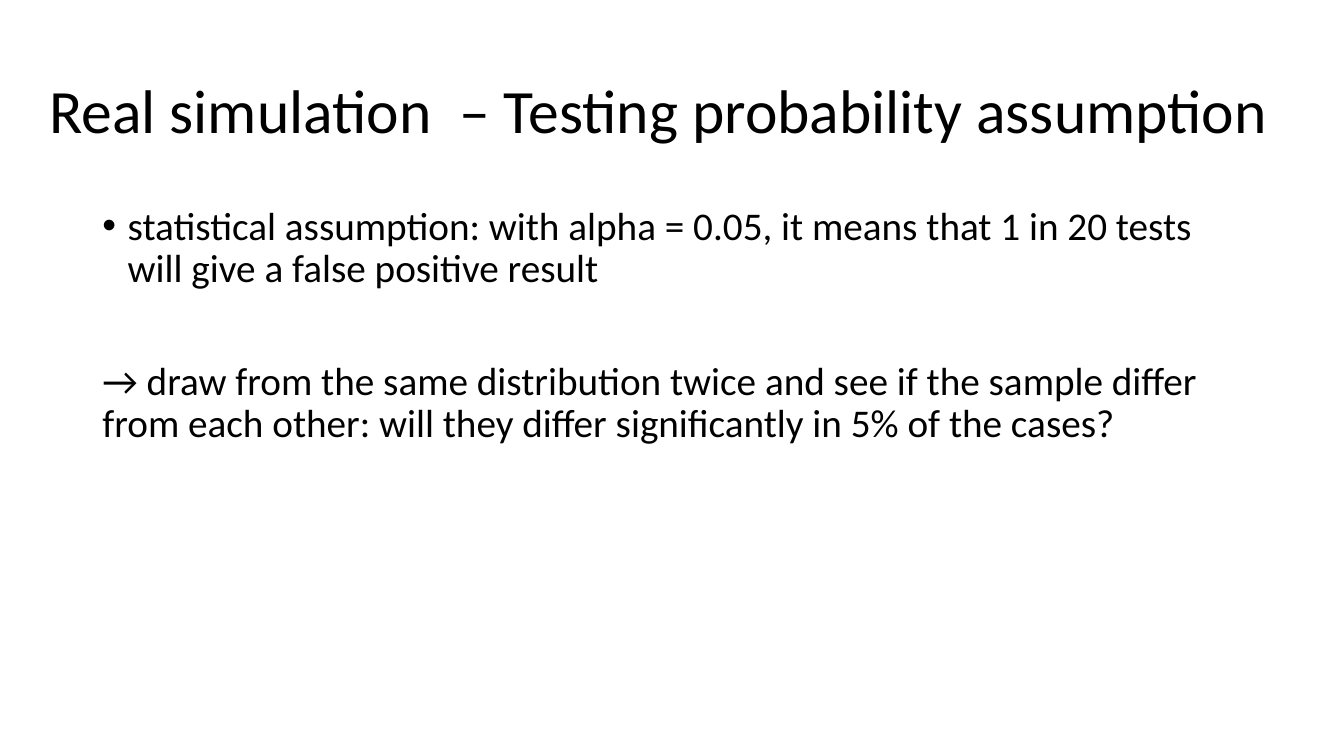
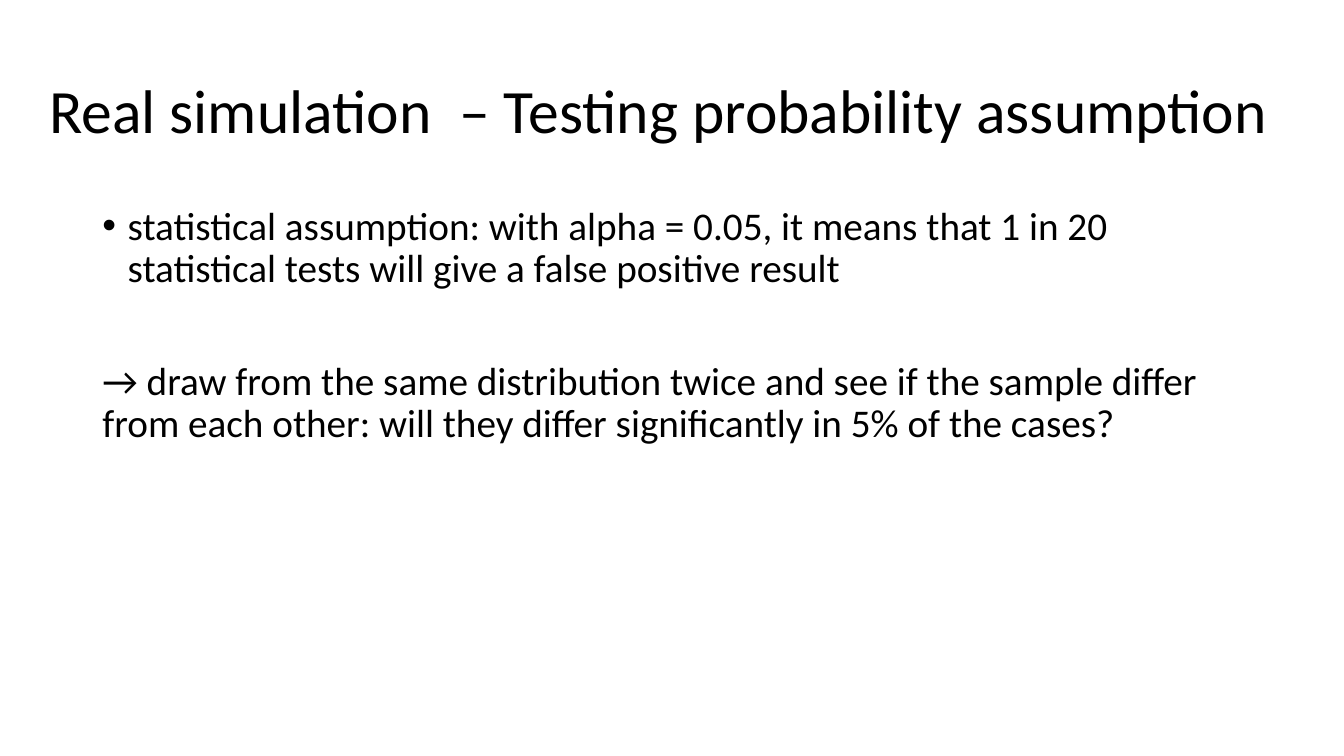
Before and after one commit to MalikaIhle/simulation_course, a slide deck: slide 26 of 6_Simulations.pptx (slide 27 before the commit). Drawn at 1344x756 pixels with LibreOffice and Linux fonts; fonts in the diff are those of the drawing. Boxes give left, top, right and bottom in pixels: in the first picture for what was removed or moved away, otherwise in the second. Text is boxed around its words. In the diff, an @@ line names an element or a change of style, - is before the commit and + after.

Commit message:
presentation simulation 3/11/19 course credible science

```diff
--- a/6_Simulations.pptx
+++ b/6_Simulations.pptx
@@ text at (x1=128, y1=212, x2=1107, y2=289): text changed @@
-• statistical assumption: with alpha = 0.05, it means that 1 in 20 tests will give a false positive result
+• statistical assumption: with alpha = 0.05, it means that 1 in 20 statistical tests will give a false positive result
```
Also in this commit, not shown: 8 other slides changed, 3 slides added.
